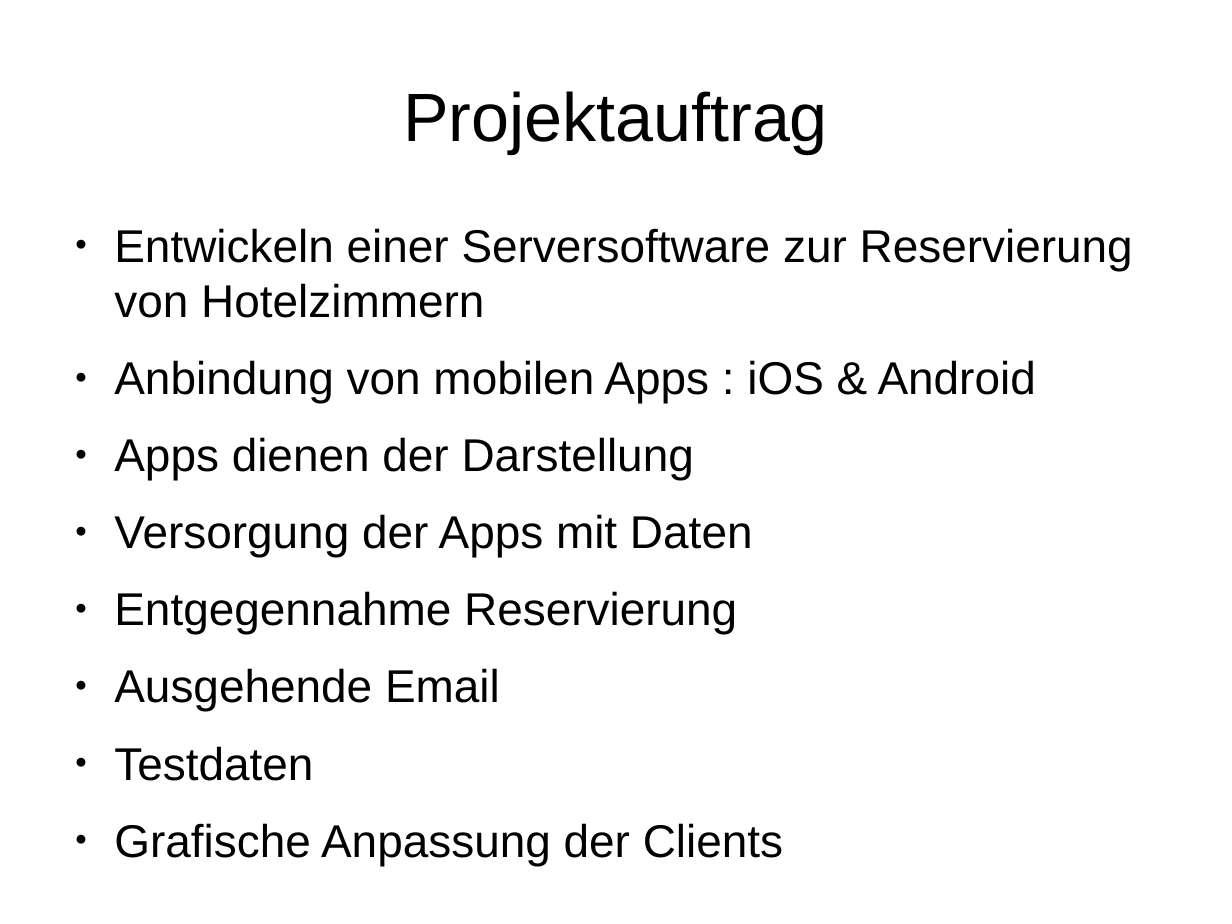
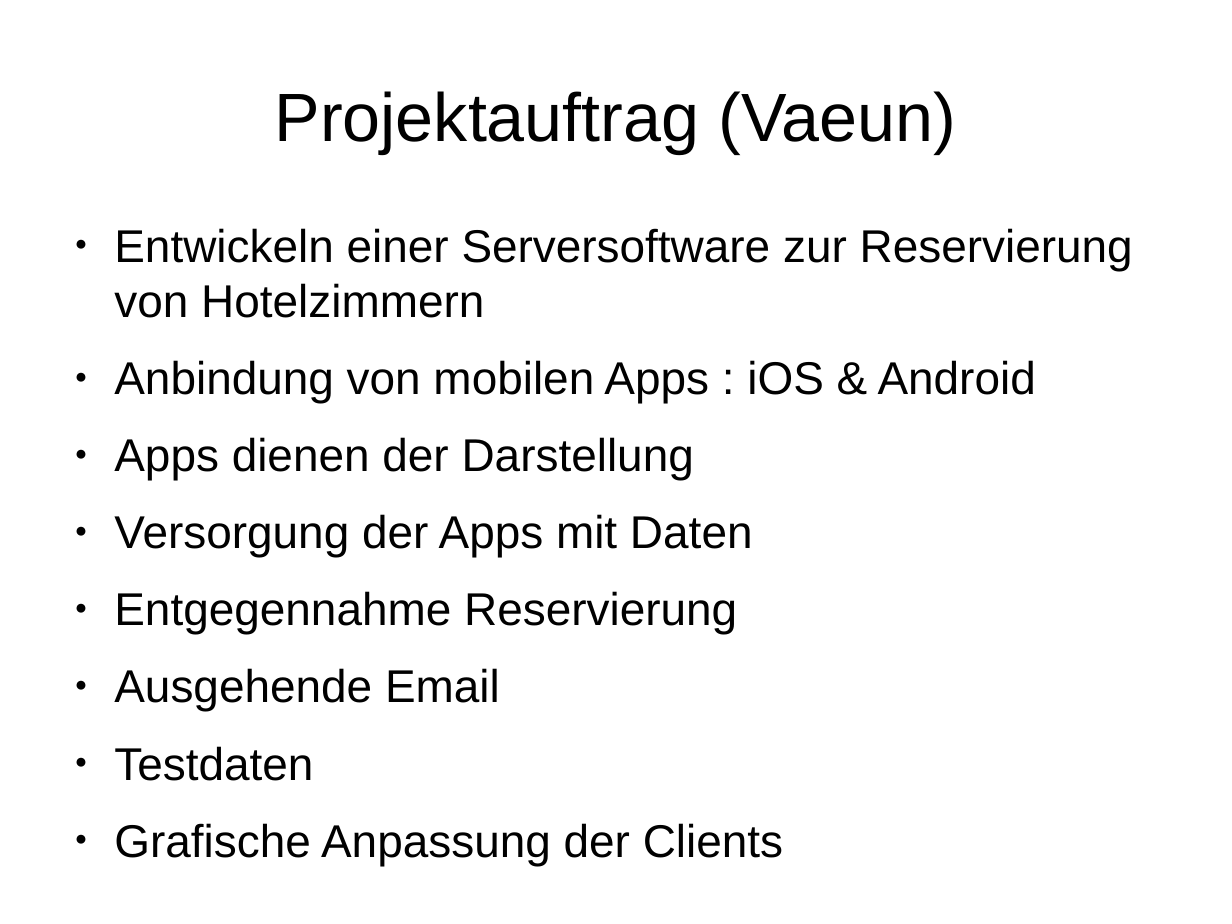
Before and after one commit to janhelmle/weiterbildung_fachinformatiker_ihk_projektantrag, a slide deck: slide 3 of praesentation/presentation_v1.odp. Drawn at 1232x924 pixels with LibreOffice and Linux fonts; fonts in the diff are those of the drawing. Boxes give left, top, right and bottom in pixels: in the first picture for what was removed or moved away, otherwise in the second. Text is boxed around its words. In the diff, an @@ line names an element or a change of style, - is before the commit and + after.

```diff
--- a/praesentation/presentation_v1.odp
+++ b/praesentation/presentation_v1.odp
@@ title at bbox=[275, 91, 956, 153]: text changed @@
-Projektauftrag
+Projektauftrag (Vaeun)
```
Also in this commit, not shown: 13 other slides changed.
